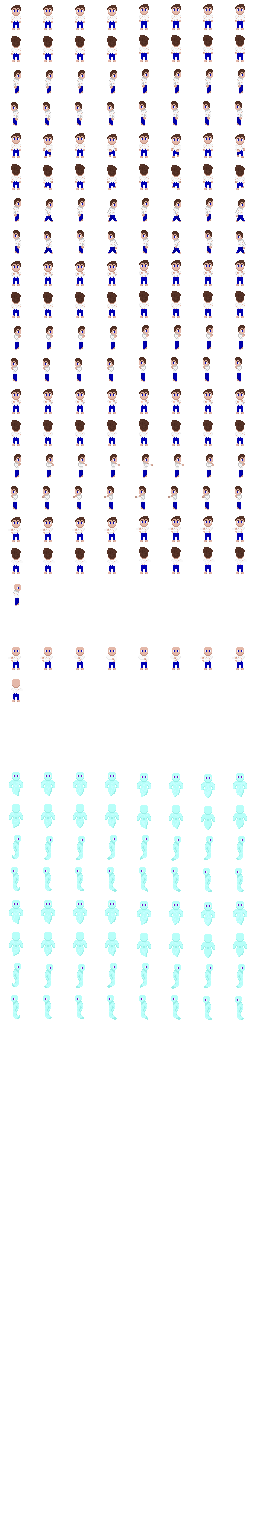
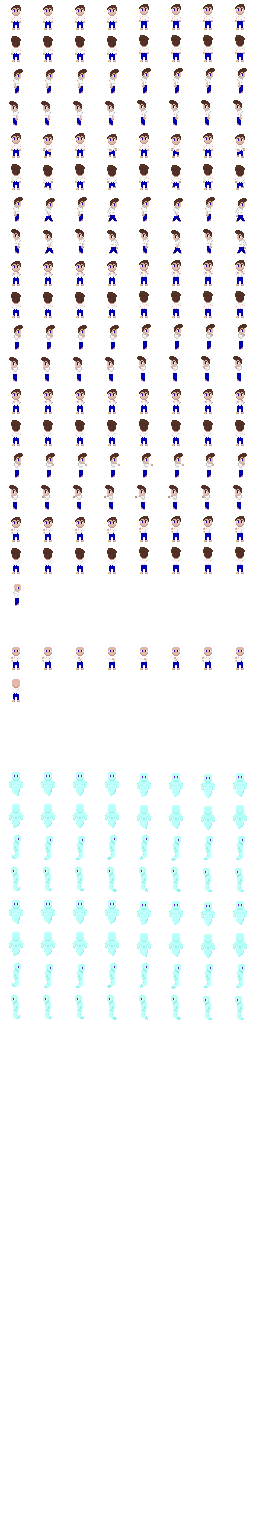
Layers edited between the first and the second 256 × 1536 image:
painted on "Ebene" over box(9, 68, 247, 489)
painted on "Player.png" over box(44, 233, 247, 254)
